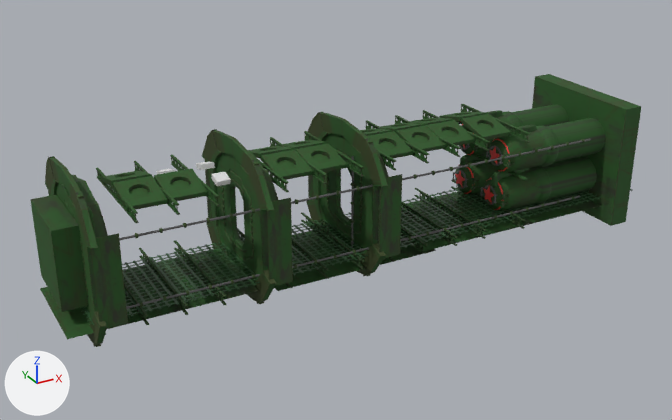
The Blender file Repair/Assets/3D/blends/submarine.blend as it was, and as the next commit left it.
Both versions are drawn from a camera (50 mm lens) standing at (-10.63, -17.3, 9.7) and looking at (-0.99, 0.22, 0.94). Arrows for +X, +Y and +Z are at lower left; the lights stay in place.
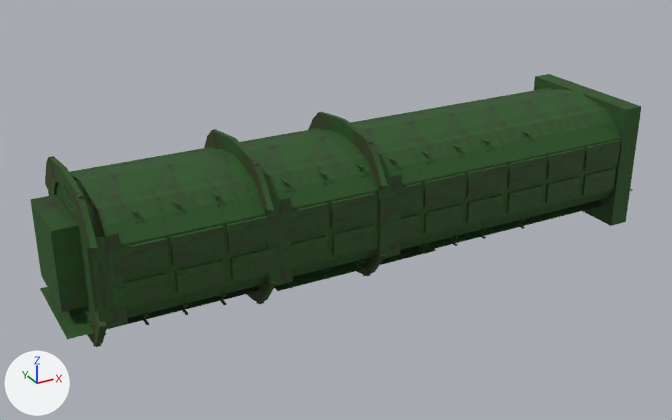
The change, as a diff of the scene's bpy script:
```diff
--- a/Repair/Assets/3D/blends/submarine.blend.py
+++ b/Repair/Assets/3D/blends/submarine.blend.py
@@ ob_ecoutille_018 @@
 ob_ecoutille_018.instance_type = 'COLLECTION'
-ob_ecoutille_018.instance_collection = col_ecoutille_001
+ob_ecoutille_018.instance_collection = col_collection_001
@@ ob_ecoutille_019 @@
 ob_ecoutille_019.instance_type = 'COLLECTION'
-ob_ecoutille_019.instance_collection = col_ecoutille_001
+ob_ecoutille_019.instance_collection = col_collection_001
@@ ob_ecoutille_021 @@
 ob_ecoutille_021.instance_type = 'COLLECTION'
-ob_ecoutille_021.instance_collection = col_ecoutille_001
+ob_ecoutille_021.instance_collection = col_collection_001
@@ ob_ecoutille_022 @@
 ob_ecoutille_022.instance_type = 'COLLECTION'
-ob_ecoutille_022.instance_collection = col_ecoutille_001
+ob_ecoutille_022.instance_collection = col_collection_001
@@ ob_ecoutille_023 @@
 ob_ecoutille_023.instance_type = 'COLLECTION'
-ob_ecoutille_023.instance_collection = col_ecoutille_001
+ob_ecoutille_023.instance_collection = col_collection_001
@@ ob_ecoutille_024 @@
 ob_ecoutille_024.instance_type = 'COLLECTION'
-ob_ecoutille_024.instance_collection = col_ecoutille_001
+ob_ecoutille_024.instance_collection = col_collection_001
@@ ob_ecoutille_025 @@
 ob_ecoutille_025.instance_type = 'COLLECTION'
-ob_ecoutille_025.instance_collection = col_ecoutille_001
+ob_ecoutille_025.instance_collection = col_collection_001
@@ ob_ecoutille_026 @@
 ob_ecoutille_026.instance_type = 'COLLECTION'
-ob_ecoutille_026.instance_collection = col_ecoutille_001
+ob_ecoutille_026.instance_collection = col_collection_001
@@ ob_ecoutille_027 @@
 ob_ecoutille_027.instance_type = 'COLLECTION'
-ob_ecoutille_027.instance_collection = col_ecoutille_001
+ob_ecoutille_027.instance_collection = col_collection_001
@@ ob_ecoutille_030 @@
 ob_ecoutille_030.instance_type = 'COLLECTION'
-ob_ecoutille_030.instance_collection = col_ecoutille_001
+ob_ecoutille_030.instance_collection = col_collection_001
@@ ob_ecoutille_031 @@
 ob_ecoutille_031.instance_type = 'COLLECTION'
-ob_ecoutille_031.instance_collection = col_ecoutille_001
+ob_ecoutille_031.instance_collection = col_collection_001
@@ ob_ecoutille_033 @@
 ob_ecoutille_033.instance_type = 'COLLECTION'
-ob_ecoutille_033.instance_collection = col_ecoutille_001
+ob_ecoutille_033.instance_collection = col_collection_001
@@ ob_ecoutille_034 @@
 ob_ecoutille_034.instance_type = 'COLLECTION'
-ob_ecoutille_034.instance_collection = col_ecoutille_001
+ob_ecoutille_034.instance_collection = col_collection_001
@@ ob_ecoutille_035 @@
 ob_ecoutille_035.instance_type = 'COLLECTION'
-ob_ecoutille_035.instance_collection = col_ecoutille_001
+ob_ecoutille_035.instance_collection = col_collection_001
@@ ob_cube @@
 _m = ob_cube.modifiers.new('Bevel', 'BEVEL')
 _m.limit_method = 'NONE'
-ob_cube.hide_set(True)  # its collection is switched off
```

Where the change shows, as pixel boxes (x1, y1, x2, y2) in the pictures (672 x 420 px):
'Cube', shown (green): after (70, 88, 621, 318)
'ecoutille.018', surface changed: (113, 176, 168, 211) in both
'ecoutille.019', surface changed: (154, 168, 208, 202) in both
'ecoutille.021', surface changed: (261, 150, 313, 181) in both
'ecoutille.022', surface changed: (296, 143, 347, 174) in both
'ecoutille.026', surface changed: (461, 114, 510, 140) in both
'ecoutille.024', surface changed: (396, 125, 446, 153) in both
'ecoutille.023', surface changed: (367, 131, 414, 160) in both
'ecoutille.025', surface changed: (426, 120, 475, 147) in both
'ecoutille.027', surface changed: (101, 171, 152, 186) in both
'ecoutille.030', surface changed: (249, 146, 294, 159) in both
'ecoutille.035', surface changed: (439, 112, 488, 124) in both
'ecoutille.031', surface changed: (277, 140, 327, 150) in both
'ecoutille.033', surface changed: (380, 123, 424, 133) in both
'ecoutille.034', surface changed: (404, 118, 453, 126) in both
'Cube.008', unchanged, covered by the edit: before (202, 129, 293, 304); after (204, 129, 293, 304)
'Cube.015', unchanged, covered by the edit: before (306, 112, 402, 276); after (308, 112, 402, 276)
'Cube.002', unchanged, covered by the edit: (80, 189, 633, 325) in both
'torpedo.002', unchanged, covered by the edit: before (486, 118, 605, 187)
